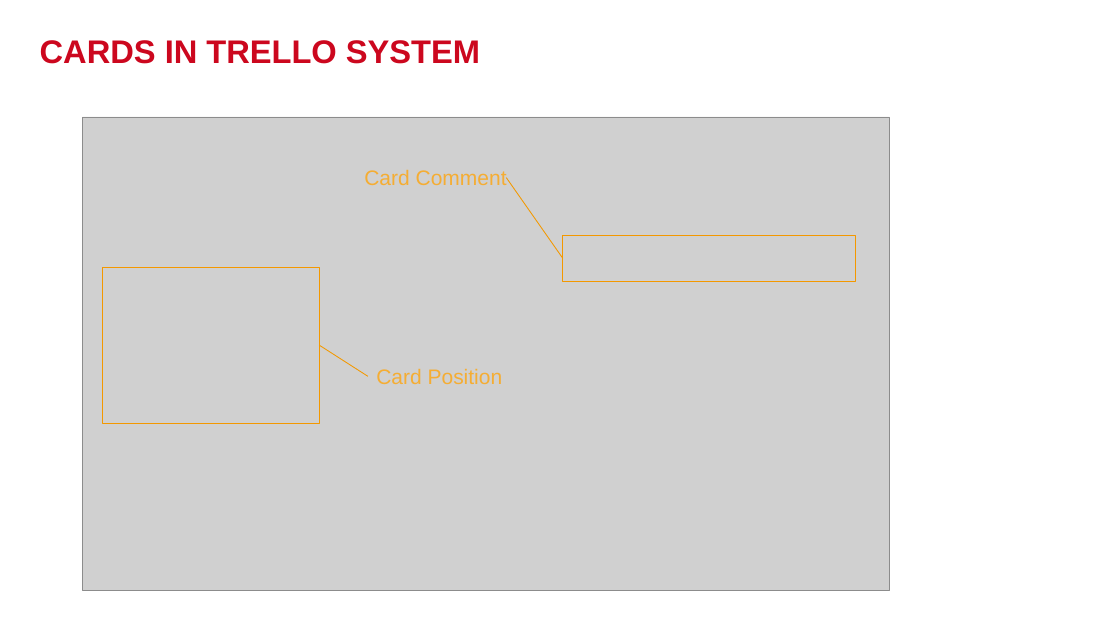
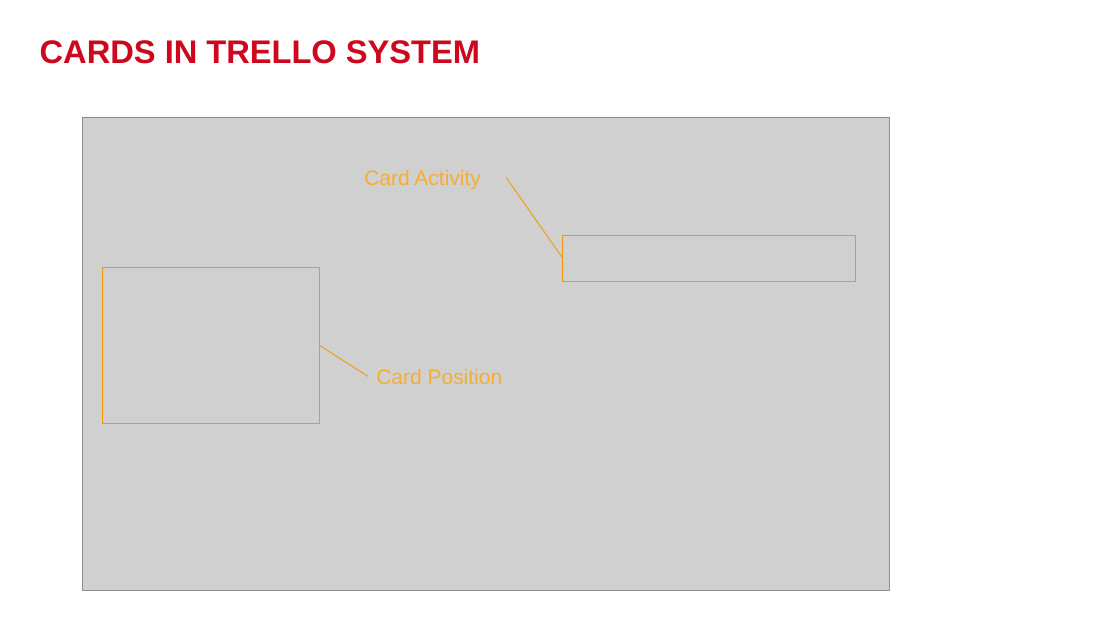
Before and after one commit to khoado-dev/YPP4-KhoaDo, a slide deck: slide 36 of Documents/Presentation/IntroductionFunctionInTrelloSystem.pptx. Drawn at 1120x630 pixels with LibreOffice and Linux fonts; fonts in the diff are those of the drawing; grey boxes stand for pictures; background and template pictures are left out. Boxes give left, top, right and bottom in pixels: in the first picture for what was removed or moved away, otherwise in the second. Text is boxed around its words. In the diff, an @@ line names an element or a change of style, - is before the commit and + after.

```diff
--- a/Documents/Presentation/IntroductionFunctionInTrelloSystem.pptx
+++ b/Documents/Presentation/IntroductionFunctionInTrelloSystem.pptx
@@ text at (364,170,480,189): text changed @@
-Card Comment
+Card Activity
```
Also in this commit, not shown: 1 other slide changed, 1 slide removed, 1 other file.
